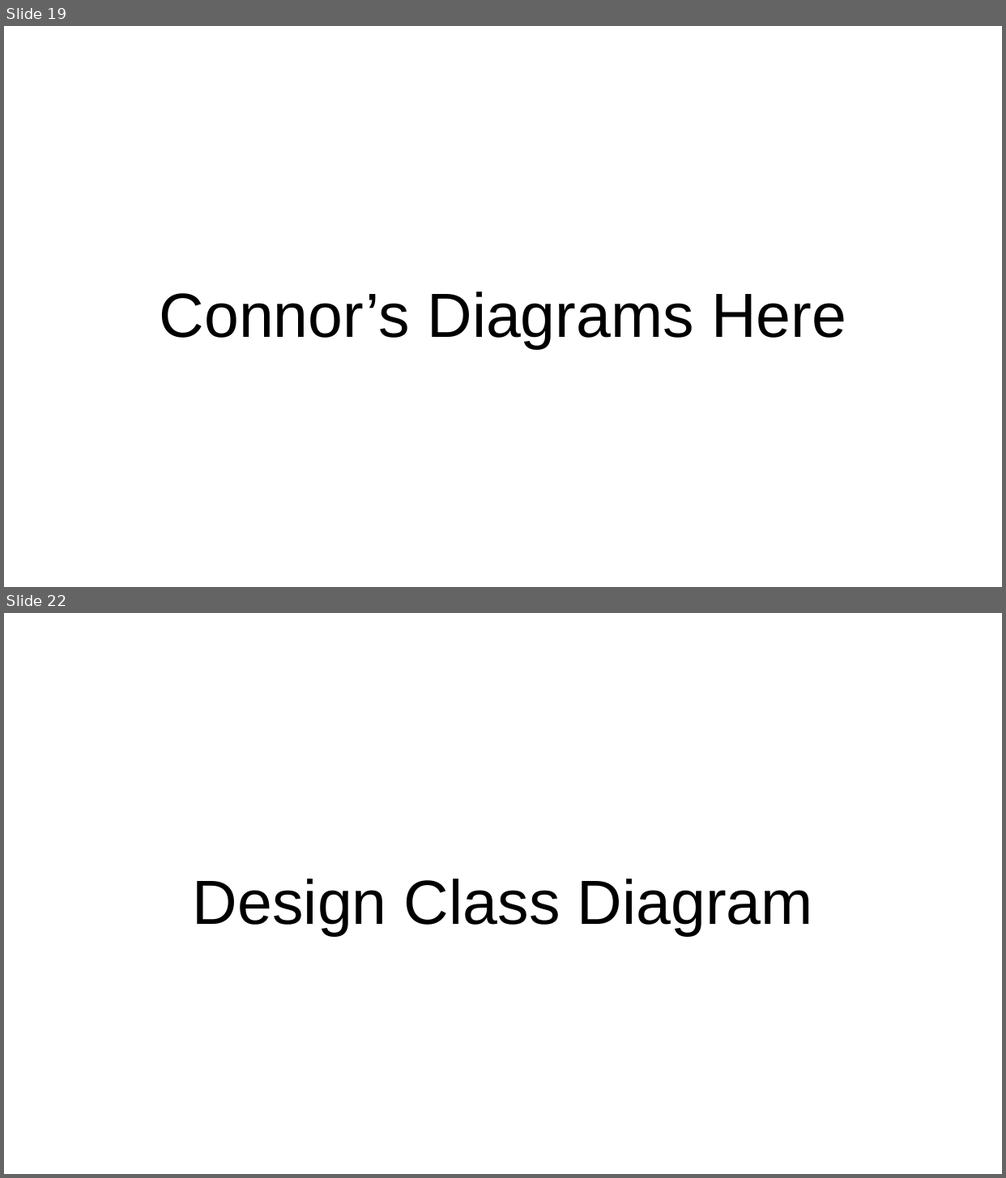
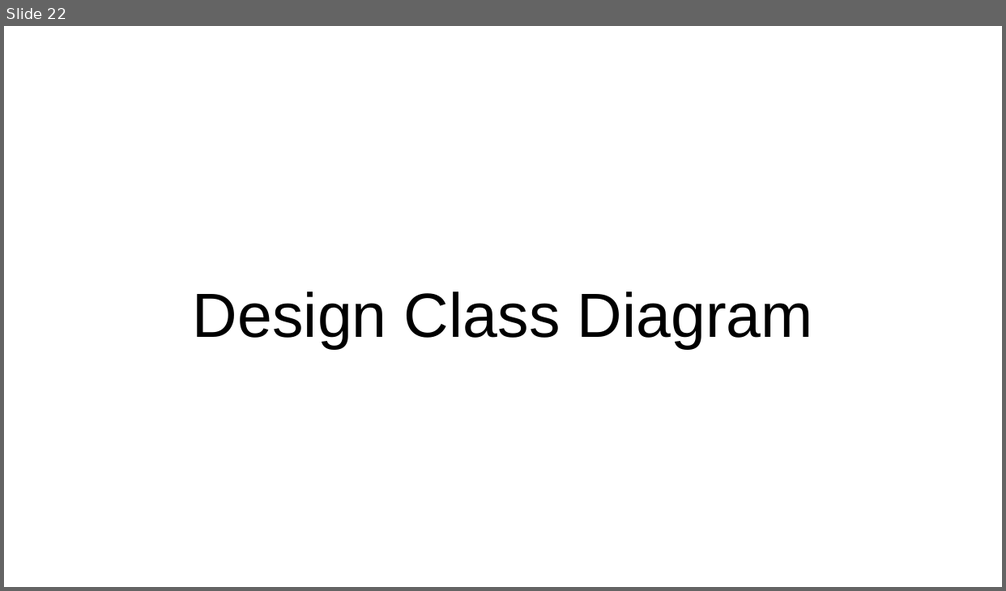
Before and after one commit to MarkFuller1/BCC, a slide deck: docs/Iteration_2_Presentation_Deliverable/BNU_Iteration_2_Presentation_Deliverable.pptx. Shown one above the other, each under a label of ours: slides 19 and 22 before the commit, slide 22 after it; the slides between them are not shown. The pictures are 1006x1178 and 1006x591 pixels, drawn with LibreOffice and Linux fonts; fonts in the diff are those of the drawing. Boxes give left, top, right and bottom in pixels: in the first picture for what was removed or moved away, otherwise in the second. Text is boxed around its words. In the diff, an @@ line names an element or a change of style, - is before the commit and + after.

```diff
--- a/docs/Iteration_2_Presentation_Deliverable/BNU_Iteration_2_Presentation_Deliverable.pptx
+++ b/docs/Iteration_2_Presentation_Deliverable/BNU_Iteration_2_Presentation_Deliverable.pptx
@@ slide 19 removed at (x1=4, y1=26, x2=1002, y2=587), background #FFFFFF @@
@@ title removed at (x1=160, y1=292, x2=846, y2=349) @@
-Connor’s Diagrams Here
```
Also in this commit, not shown: 4 slides changed, 3 slides added, 2 other slides removed, 33 other files.
